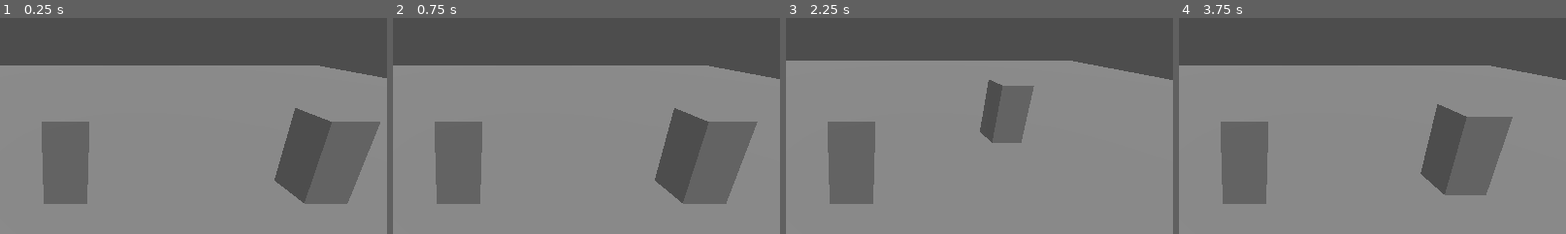
Above: before the commit, frames 1-4 (left to right).
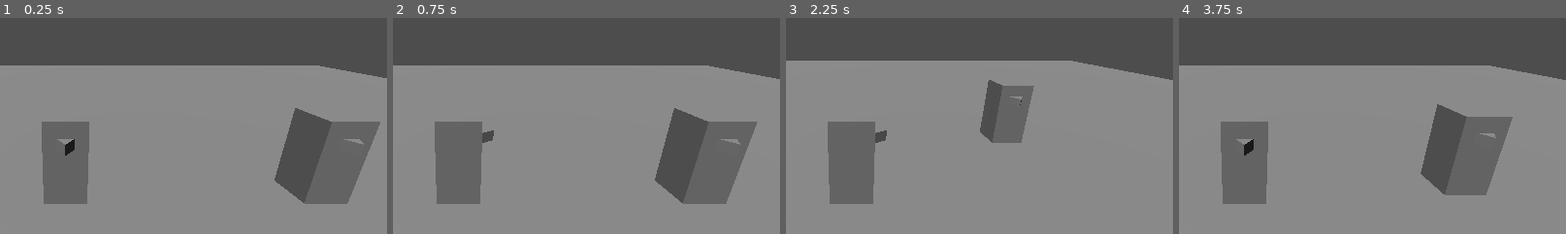
Above: after the commit, the same moments.

Repository: matkokrnic/cardsouls
Game: Godot game, scene res://src/main/main.tscn
Two runs of this game, one before a commit and one after it. Both use one fixed random seed, a clock stepped at 60 frames per second and the inputs below.
Inputs:
- Up to frame 1 (0.25 s): no input
- Up to frame 2 (0.75 s): tap Enter at 0.5 s; hold D (p1_move_right) from 0.53 s (still down); tap J (p1_attack) at 0.6 s
- Up to frame 3 (2.25 s): tap R (p1_debug_reset) at 1.25 s; release D (p1_move_right) at 1.28 s; hold S (p1_move_down) 1.28-2.03 s; tap Right (p2_move_right) at 1.35 s; hold D (p1_move_right) from 2.03 s (still down); tap J (p1_attack) at 2.1 s
- Up to frame 4 (3.75 s): tap R (p1_debug_reset) at 2.75 s; release D (p1_move_right) at 2.78 s; hold W (p1_move_up) 2.78-3.53 s; tap Right (p2_move_right) at 2.85 s; hold S (p1_move_down) from 3.53 s (still down); tap J (p1_attack) at 3.6 s
The pictures show only the part of the screen within x 42-91%, y 26-76%; the shares and areas given below are measured in that part.

The runs differ from the first frame. In frame 1, 0.2% of the frame differs, in the area x 14-94%, y 56-64%; in frame 2, 0.2%; in frame 3, 0.2%; in frame 4, 0.2%.

Commit message:
story 1-7b: mesh yaw shares the hitbox yaw, facing marker, integration pin
Single yaw source: HeroActor.drive() hoists the existing
atan2(facing.x, facing.y) into ONE local and assigns it to BOTH the
Hitbox and the Mesh - one computed value, two assignments, no second
mapping that could drift; the visible mesh is the truthful display of
hitbox yaw. The hero ROOT never rotates (DECISION A); Collision and
Hurtbox stay deliberately unrotated (N1).

FacingMarker: PrismMesh sub-resource authored directly in hero.tscn as
a child of Mesh, apex rotated onto local +Z (the hitbox reach
direction, HitboxShape at local z 0.9) - placeholder aesthetics, no new
assets, no import pipeline.

New integration pin test/integration/test_visible_facing.gd (+ editor
scan .uid): two real Input presses (right -> PI/2, up -> PI) assert
mesh yaw == hitbox yaw == the mapping of the pressed direction under
the scene's identity basis, root basis identity throughout, and yaw
persistence after release (angle-aware approximate comparison).

Verification: state harness 115 tests / 543 assertions PASS before AND
after; golden
39564e83831819d4486d6216e9030535029de1298168ebeee720ab4812705353
measured identical both directions (presentation-only, golden
prediction NONE held). All 7 integration tests green, run
individually.

Co-Authored-By: Claude Opus 4.8 <noreply@anthropic.com>

Diff:
--- a/src/actors/hero/hero.gd
+++ b/src/actors/hero/hero.gd
@@ -13,13 +13,21 @@
 ## Read by the runner's step-2 fact gathering (get_overlapping_areas on the active swing).
 @onready var hitbox: Area3D = $Hitbox
 
+## Story 1-7b: the visible body. Yawed from the SAME computed value as the Hitbox so the
+## display can never diverge from where the hitbox aims.
+@onready var mesh: MeshInstance3D = $Mesh
+
 
 func drive(hero_state: HeroState, _delta: float) -> void:
 	velocity = hero_state.velocity  # world velocity decided by advance(); never the raw intent
-	# Story 1-7 (N6): the melee hitbox tracks state facing by rotating this CHILD node —
-	# the hero ROOT never rotates (DECISION A: the camera rig is a child of the root, so a
-	# root rotation would fold into the pushed camera basis). Facing (x, y) maps to world
-	# (x, 0, y); yaw atan2(x, y) points the hitbox's local +Z reach along it. Presentation
-	# reading state is the allowed dependency direction.
-	hitbox.rotation.y = atan2(hero_state.facing.x, hero_state.facing.y)
+	# Story 1-7 (N6) / 1-7b: facing tracks state by rotating CHILD nodes — the hero ROOT
+	# never rotates (DECISION A: the camera rig is a child of the root, so a root rotation
+	# would fold into the pushed camera basis). Facing (x, y) maps to world (x, 0, y); yaw
+	# atan2(x, y) points local +Z along it. ONE yaw, computed once, assigned to BOTH the
+	# Hitbox (reach) and the Mesh (display) — a second independent mapping could drift and
+	# let the visible body lie about hitbox aim (1-7b single-yaw-source contract).
+	# Presentation reading state is the allowed dependency direction.
+	var yaw := atan2(hero_state.facing.x, hero_state.facing.y)
+	hitbox.rotation.y = yaw
+	mesh.rotation.y = yaw
 	move_and_slide()
--- a/src/actors/hero/hero.tscn
+++ b/src/actors/hero/hero.tscn
@@ -12,6 +12,9 @@
 [sub_resource type="BoxMesh" id="BoxMesh_6plks"]
 size = Vector3(1, 2, 1)
 
+[sub_resource type="PrismMesh" id="PrismMesh_fmark"]
+size = Vector3(0.4, 0.3, 0.25)
+
 [node name="HeroActor" type="CharacterBody3D" unique_id=1317219649]
 script = ExtResource("1_vde01")
 
@@ -20,6 +23,11 @@
 
 [node name="Mesh" type="MeshInstance3D" parent="." unique_id=1501278172]
 mesh = SubResource("BoxMesh_6plks")
+
+[node name="FacingMarker" type="MeshInstance3D" parent="Mesh"]
+transform = Transform3D(1, 0, 0, 0, 0, -1, 0, 1, 0, 0, 0.5, 0.65)
+mesh = SubResource("PrismMesh_fmark")
+editor_description = "Directional marker (story 1-7b). Placeholder-aesthetic prism 'nose' making the mesh yaw VISIBLE: local +Y (prism apex) is rotated onto parent +Z — the same direction as the Hitbox reach (HitboxShape at local z 0.9) — so the wedge points where attacks land. Child of Mesh: it inherits the single shared yaw from HeroActor.drive() and can never diverge from it. Pure sub-resource authoring, no assets."
 
 [node name="Hitbox" type="Area3D" parent="."]
 collision_layer = 4
--- /dev/null
+++ b/test/integration/test_visible_facing.gd
@@ -0,0 +1,76 @@
+extends SceneTree
+
+## Story 1-7b (AC 5): the child Mesh is the TRUTHFUL DISPLAY of hitbox yaw. Drives the real
+## main scene with two different movement presses (real Input, existing-suite pattern) and
+## asserts after each, and again after release:
+##   (a) mesh yaw == hitbox yaw (the truthful-display pin — one shared value in drive())
+##       == the expected mapping of the pressed direction: under the scene's fixed IDENTITY
+##       camera basis, facing equals the pressed world direction, so expected yaw is
+##       atan2(world.x, world.z) of the press (N2 — the test has no HeroState handle);
+##   (b) the hero ROOT never rotates (DECISION A — root rotation stays identity throughout);
+##   (c) after input release the yaw PERSISTS (AC 4 — the state-side zero-guard freezes
+##       facing; no snap-back, and no mesh-side "remember last direction" logic exists).
+## Yaws are compared approximately and angle-aware (angle_difference), never exactly (N2).
+##
+## Run: godot --headless --path . --script res://test/integration/test_visible_facing.gd
+## (read ${PIPESTATUS[0]} / set -o pipefail so grep can't mask the exit code.)
+
+const YAW_EPS := 0.001
+
+var _p1: CharacterBody3D
+var _mesh: MeshInstance3D
+var _hitbox: Area3D
+var _failures: Array[String] = []
+var _frames := 0
+
+
+func _initialize() -> void:
+	var scene: PackedScene = load("res://src/main/main.tscn")
+	root.add_child(scene.instantiate())
+	_p1 = root.get_node("Main/P1Hero")
+	_mesh = _p1.get_node("Mesh")
+	_hitbox = _p1.get_node("Hitbox")
+
+
+func _physics_process(_delta: float) -> bool:
+	_frames += 1
+	# Press AFTER the tree is live (pressing in _initialize races the input system).
+	if _frames == 5:
+		Input.action_press(&"p1_move_right")
+	if _frames == 20:
+		# p1_move_right -> move_dir (1, 0) -> identity-basis world (1, 0, 0) -> yaw PI/2.
+		_check_phase("right press", atan2(1.0, 0.0))
+		Input.action_release(&"p1_move_right")
+		Input.action_press(&"p1_move_up")
+	if _frames == 35:
+		# p1_move_up -> move_dir (0, -1) -> identity-basis world (0, 0, -1) -> yaw PI.
+		_check_phase("up press", atan2(0.0, -1.0))
+		Input.action_release(&"p1_move_up")
+	if _frames >= 50:
+		# 15 zero-input frames later the yaw still shows the LAST press (no snap-back).
+		_check_phase("after release (persistence)", atan2(0.0, -1.0))
+		var ok := _failures.is_empty()
+		for f in _failures:
+			print("  FAILED: " + f)
+		print("RESULT: %s" % ("PASS" if ok else "FAIL"))
+		quit(0 if ok else 1)
+	return false
+
+
+## One phase = the full AC 5 assert set at the current frame: mesh==hitbox (primary pin),
+## mesh==expected mapping of the press, root basis identity.
+func _check_phase(phase: String, expected_yaw: float) -> void:
+	var mesh_yaw := _mesh.rotation.y
+	var hitbox_yaw := _hitbox.rotation.y
+	if absf(angle_difference(mesh_yaw, hitbox_yaw)) > YAW_EPS:
+		_failures.append("%s: mesh yaw %f != hitbox yaw %f (truthful-display pin)"
+				% [phase, mesh_yaw, hitbox_yaw])
+	if absf(angle_difference(mesh_yaw, expected_yaw)) > YAW_EPS:
+		_failures.append("%s: mesh yaw %f != expected yaw %f (mapping of the press)"
+				% [phase, mesh_yaw, expected_yaw])
+	if not _p1.transform.basis.is_equal_approx(Basis.IDENTITY):
+		_failures.append("%s: hero ROOT basis is not identity (DECISION A violated): %s"
+				% [phase, _p1.transform.basis])
+	print("phase [%s]: mesh=%f hitbox=%f expected=%f root_identity=%s" % [
+			phase, mesh_yaw, hitbox_yaw, expected_yaw,
+			_p1.transform.basis.is_equal_approx(Basis.IDENTITY)])
Not shown, added: test/integration/test_visible_facing.gd.uid
